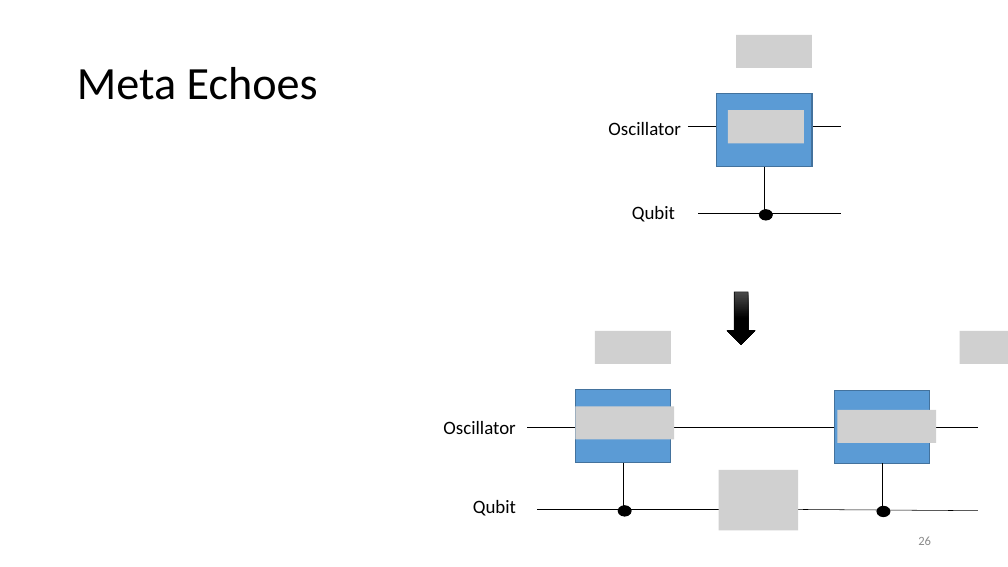
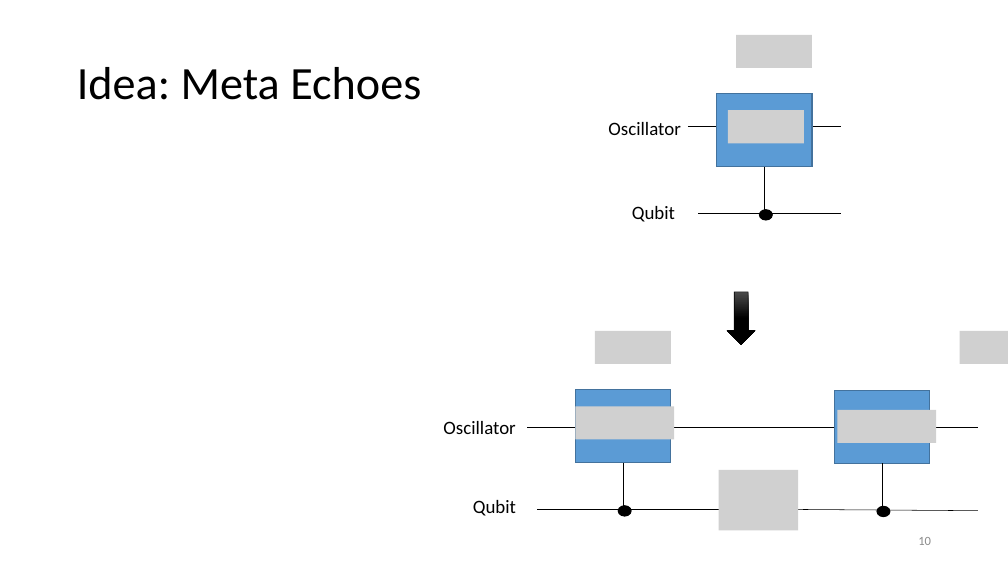
Before and after one commit to EeshGupta/Multimode-Conditional-Displacements, a slide deck: slide 10 of presentations/mcd.pptx (slide 26 before the commit). Drawn at 1008x567 pixels with LibreOffice and Linux fonts; fonts in the diff are those of the drawing; grey boxes stand for pictures. Boxes give left, top, right and bottom in pixels: in the first picture for what was removed or moved away, otherwise in the second. Text is boxed around its words. In the diff, an @@ line names an element or a change of style, - is before the commit and + after.

```diff
--- a/presentations/mcd.pptx
+++ b/presentations/mcd.pptx
@@ title at <box>77,67,421,100</box>: text changed @@
-Meta Echoes
+Idea: Meta Echoes
@@ page number at <box>918,537,931,545</box>: text changed @@
-26
+10
```
Also in this commit, not shown: 6 other slides changed, 8 slides added, 1 slide removed, 1 other file.
